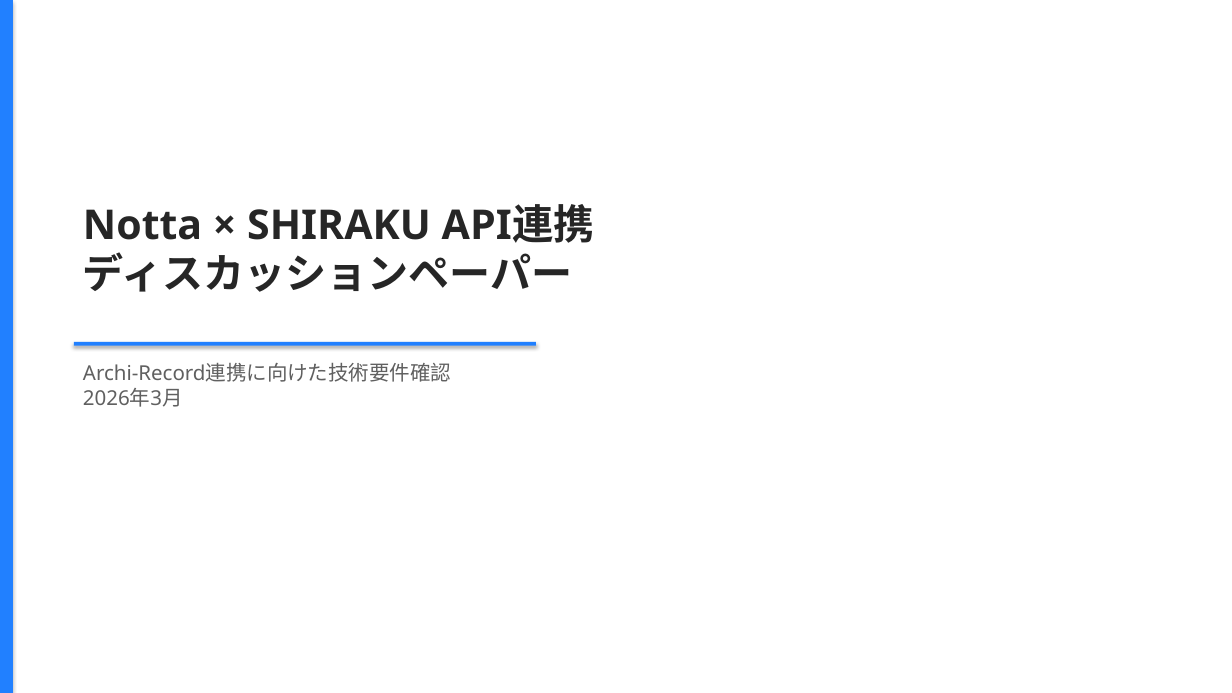
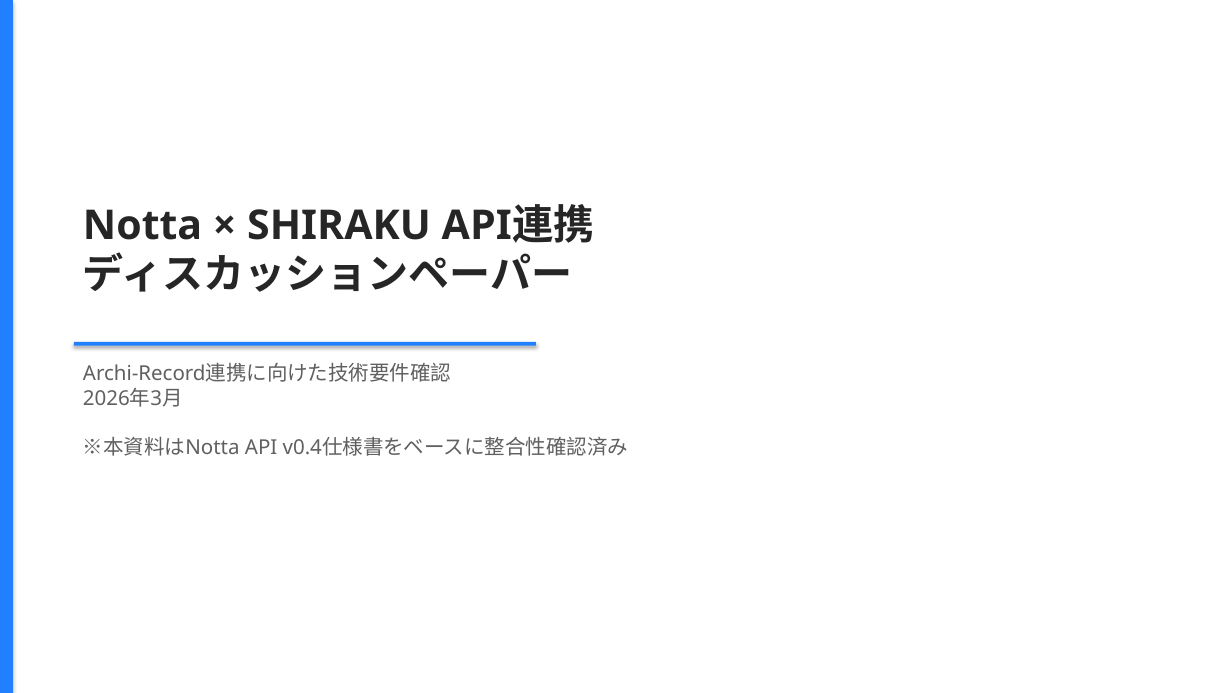
Before and after one commit to hideakikawano-beep/pptCreate, a slide deck: slide 1 of shiraku_notta_api_discussion_presentation.pptx. Drawn at 1232x693 pixels with LibreOffice and Linux fonts; fonts in the diff are those of the drawing. Boxes give left, top, right and bottom in pixels: in the first picture for what was removed or moved away, otherwise in the second. Text is boxed around its words. In the diff, an @@ line names an element or a change of style, - is before the commit and + after.

```diff
--- a/shiraku_notta_api_discussion_presentation.pptx
+++ b/shiraku_notta_api_discussion_presentation.pptx
@@ text at box(83, 363, 628, 456): text changed @@
-Archi-Record連携に向けた技術要件確認
-2026年3月
+Archi-Record連携に向けた技術要件確認
+2026年3月
+※本資料はNotta API v0.4仕様書をベースに整合性確認済み
```
Also in this commit, not shown: 5 other slides changed, 1 other file.
